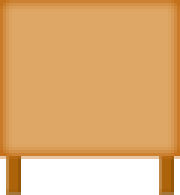
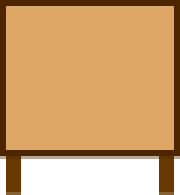
Revision of a layered 180px x 195px image; what changed, layer by layer:
painted on "Фигура 10 (копия) 6" over [6, 141, 174, 195]
